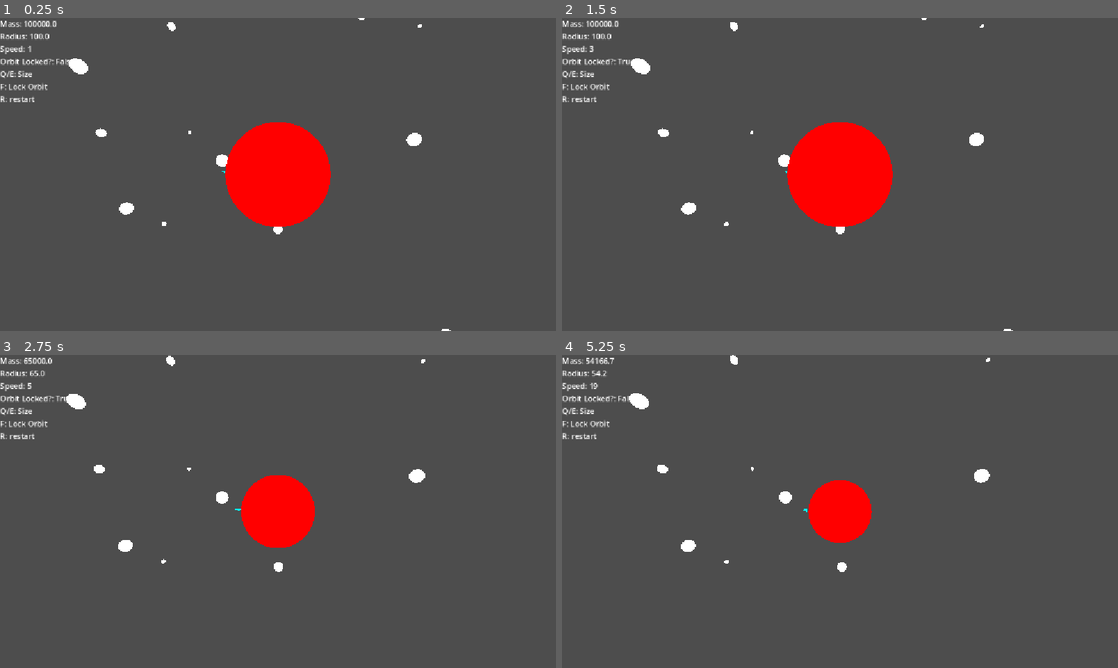
Above: before the commit, frames 1-4 (two rows, left to right).
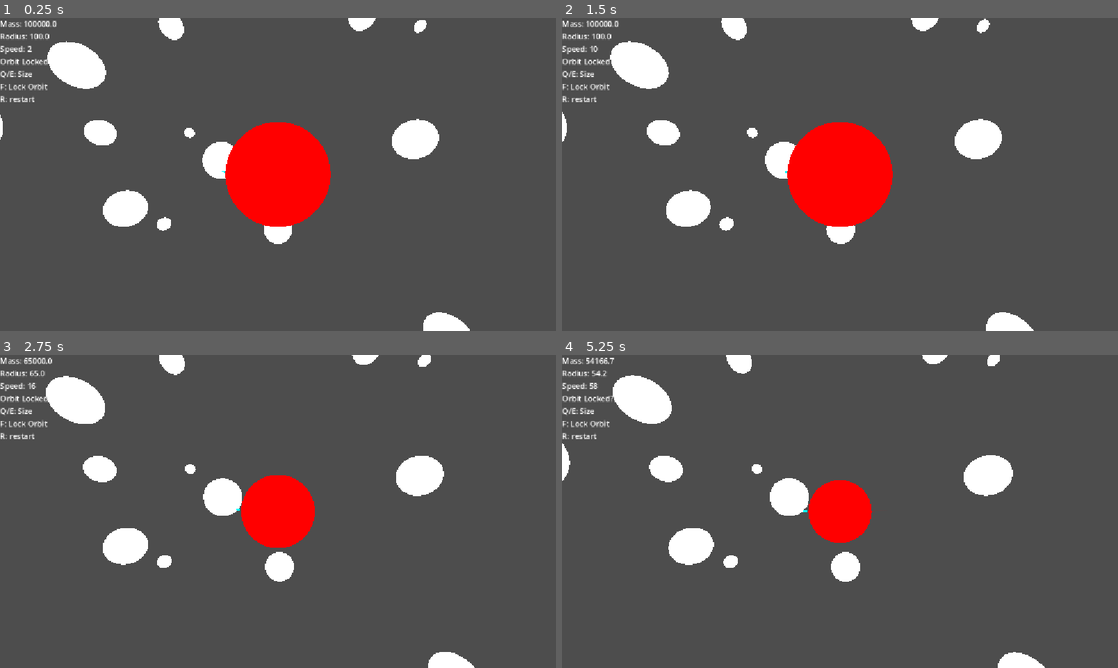
Above: after the commit, the same moments.

Repository: Distracted-Dev-Studios/heavyspace
Game: Godot game, scene res://scenes/main_3d.tscn
The game is run twice, just before and just after one commit, with the same random seed, the same clock (stepped at 60 frames per second) and the same inputs.
Inputs (mouse positions are in pixels of both pictures, inside the frame that each line leads up to):
- Up to frame 1 (0.25 s): no input
- Up to frame 2 (1.5 s): move the mouse to (962, 158) at 0.52 s; tap F (toggle_orbit_lock) at 0.6 s; click (962, 158) at 0.67 s; drag from (728, 190) to (812, 237) at 1.27 s
- Up to frame 3 (2.75 s): move the mouse to (333, 442) at 2.02 s; hold Q from 2.03 s (still down); click (333, 442) at 2.17 s
- Up to frame 4 (5.25 s): release Q at 2.75 s; drag from (812, 574) to (673, 464) at 2.77 s; tap Enter at 3.5 s; move the mouse to (1006, 558) at 3.52 s; tap F (toggle_orbit_lock) at 3.6 s; click (1006, 558) at 3.67 s; drag from (673, 464) to (756, 433) at 4.27 s; move the mouse to (867, 511) at 5.02 s; hold Q from 5.03 s (still down); click (867, 511) at 5.17 s

The runs differ from the first frame. In frame 1, 4.3% of the frame differs, in the area x 0-85%, y 0-100%; in frame 2, 4.4%; in frame 3, 4.6%; in frame 4, 4.8%, in the area x 0-87%, y 0-100%.

Commit message:
fix: scaling changes

Diff:
--- a/scenes/main_3d.tscn
+++ b/scenes/main_3d.tscn
@@ -19,9 +19,7 @@
 script = ExtResource("4_le0cj")
 player = NodePath("../Player3D")
 body_scene = ExtResource("3_mt54i")
-load_radius = 10
-max_bodies = 10
-spawn_chance = 1.0
+body_mass_scaling = 300000.0
 
 [node name="Player3D" parent="." unique_id=1579572335 instance=ExtResource("2_kefov")]
 mouse_sensitivity = 0.003
--- a/scripts/body_generator_3d.gd
+++ b/scripts/body_generator_3d.gd
@@ -10,6 +10,7 @@
 @export_group("Generation")
 @export var n_generation_radius_in_cells: int = 5
 @export var body_spawn_chance: float = 0.05
+@export var body_mass_scaling: float = 200000
 
 var rng := RandomNumberGenerator.new()
 var max_cells = (n_generation_radius_in_cells * 2) ** 3
@@ -61,7 +62,7 @@
 	var body := body_scene.instantiate() as Body3D
 	cells[cell_position].body = body
 	body.position = _cell_to_position(cell_position)
-	body.mass = rng.randf() * 100000
+	body.mass = rng.randf() * body_mass_scaling
 	body.is_static = true
 	add_child(body)
 	body_cells[cell_position] = true
